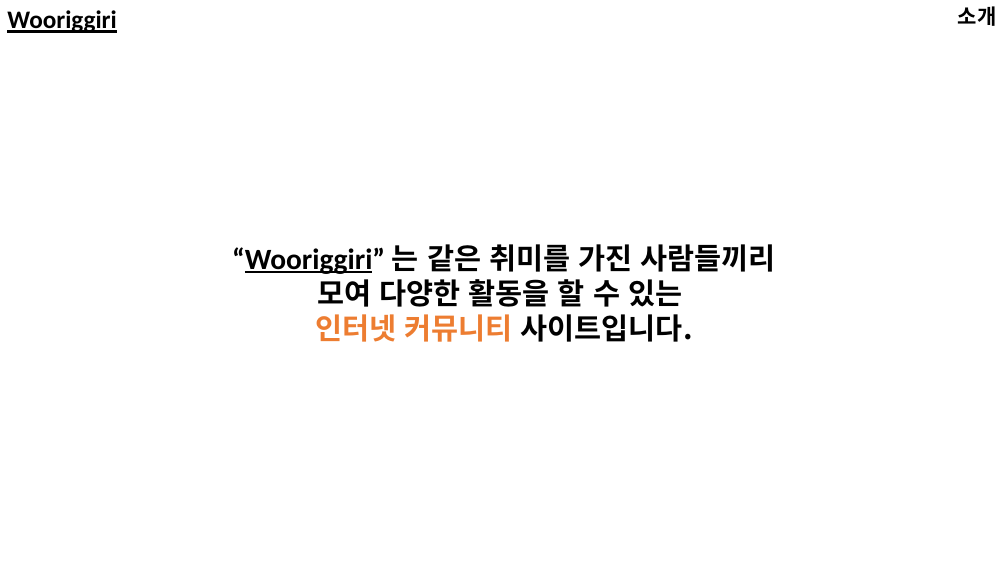
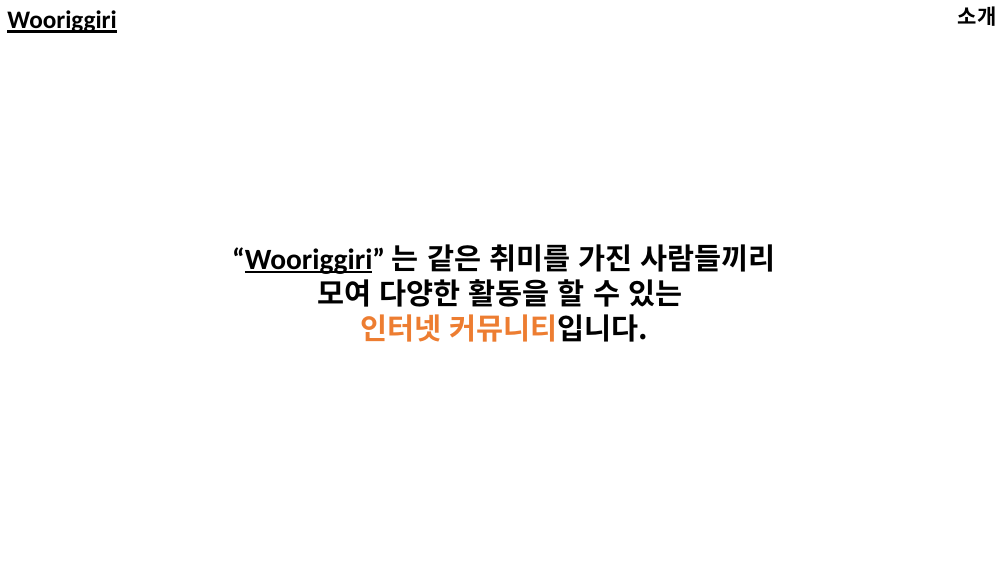
Before and after one commit to heegg02/wooriggiri, a slide deck: slide 3 of chatbot/wooriggiri_chatbot_중간발표_0522.pptx. Drawn at 1008x567 pixels with LibreOffice and Linux fonts; fonts in the diff are those of the drawing; background and template pictures are left out. Boxes give left, top, right and bottom in pixels: in the first picture for what was removed or moved away, otherwise in the second. Text is boxed around its words. In the diff, an @@ line names an element or a change of style, - is before the commit and + after.

```diff
--- a/chatbot/wooriggiri_chatbot_중간발표_0522.pptx
+++ b/chatbot/wooriggiri_chatbot_중간발표_0522.pptx
@@ text at box(360, 314, 648, 342): text changed @@
-인터넷 커뮤니티 사이트입니다.
+인터넷 커뮤니티입니다.
```
Also in this commit, not shown: 1 other slide changed, 15 other files.
